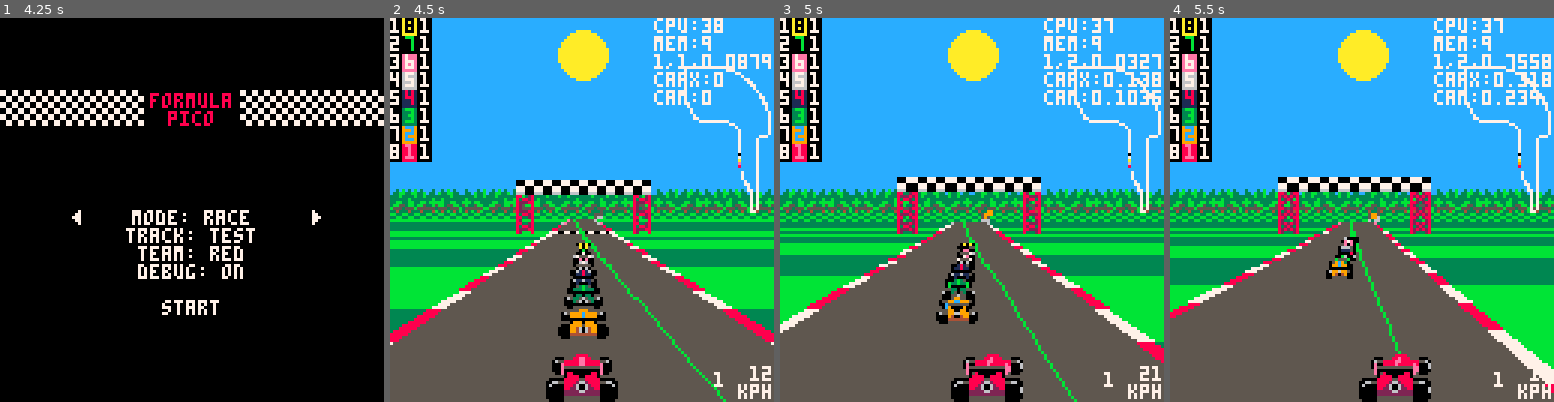
Above: before the commit, frames 1-4 (left to right).
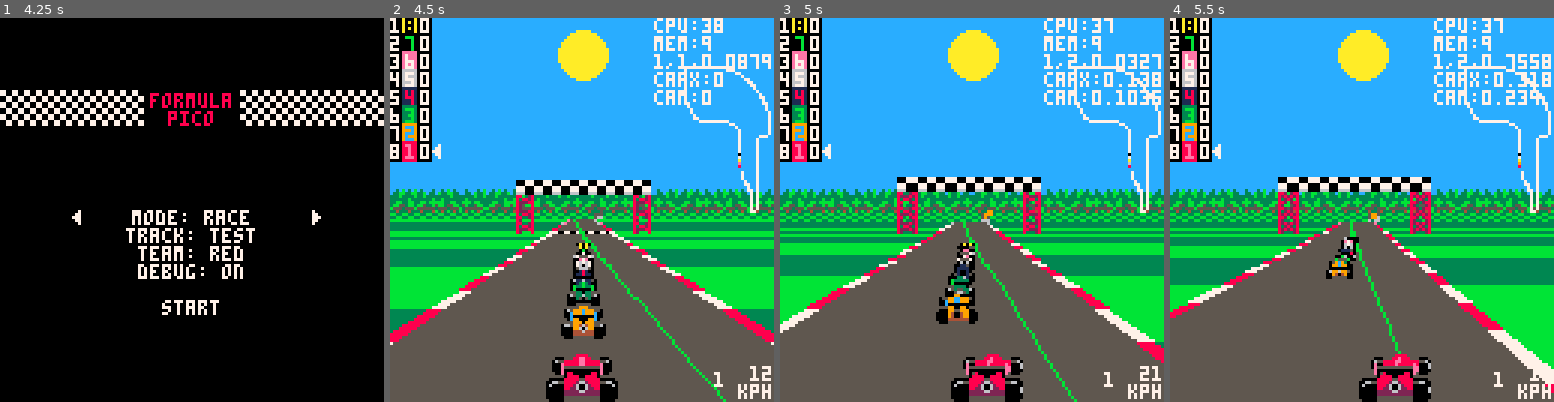
Above: after the commit, the same moments.

Repository: Joeltronics/formula_pico
Game: PICO-8 cartridge formula_pico.p8
Two runs of this game, one before a commit and one after it. Both use one fixed random seed, a clock stepped at 60 frames per second and the inputs below.
Inputs:
- Up to frame 1 (4.25 s): tap X (X key) at 0.33, 0.7, 1.43, 2.58, 3.1, 3.62, 4.13 s; tap O (Z key) at 1.07, 1.8, 2.43, 3.07, 3.7 s; hold Right 2.33-3.33 s; hold Right 3.38-4.22 s
- Up to frame 2 (4.5 s): hold Up from 4.27 s (still down); tap O (Z key) at 4.33 s
- Up to frame 3 (5 s): tap X (X key) at 4.65 s; release Up at 4.67 s; hold Right from 4.72 s (still down); tap O (Z key) at 4.97 s
- Up to frame 4 (5.5 s): keep holding Right; tap X (X key) at 5.17 s

Frame 1 is identical in both runs. In frame 2, 1.7% of the frame differs, in the area x 3-58%, y 0-84%; in frame 3, 1.4%; in frame 4, 0.8%.

Commit message:
Fix other car judder
* And other drawing cleanups

Diff:
--- a/drawing.lua
+++ b/drawing.lua
@@ -212,7 +212,7 @@
 	})
 end
 
-function add_car_sprite(sprite_list, car, seg, x1, y1, scale1, x2, y2, scale2, clp)
+function add_car_sprite(sprite_list, car, seg, x, y, scale, clp)
 	-- TODO: use car.sprite_turn (as well as dx value) to draw correct sprite
 	-- FIXME: there's a ton of judder with these!
 	local subseg = car.subseg
@@ -225,9 +225,7 @@
 			palette=car.palette,
 		},
 		0,
-		x1 + (x2-x1)*subseg,
-		y1 + (y2-y1)*subseg,
-		scale1 + (scale2-scale1)*subseg,
+		x, y, scale,
 		clp)
 
 end
@@ -286,10 +284,6 @@
 	local cx, cy, cz = skew(0, 0, subseg, xd, yd)
 	local x, y, z = -cx - track_width*cam_x, -cy + cam_dy, -cz + cam_dz
 
-	-- Car draw coords
-	local car_x = cars[1].x
-	local car_screen_x, car_screen_y, car_scale = project(car_x, cam_dy, cam_dz)
-
 	-- sprites
 	local sp = {}
 
@@ -308,6 +302,8 @@
 	local ptnl = section.tnl
 
 	for i = 1, draw_distance do
+
+		local x_prev, y_prev, z_prev = x, y, z
 
 		x += xd
 		y += yd
@@ -337,11 +333,17 @@
 			add_bg_sprite(sp, sumct, seg, section.bgr,  1, x2, y2, scale2, clp)
 
 			-- TODO: optimize this, don't need to iterate all cars every segment
-			-- TODO: use this for player car sprite too, for correct Z order of carse right behind player
+			-- FIXME: z-order problems:
+			--    - cars in same segment can end up in wrong order
+			--    - we don't use this for player car sprite, so it's always drawn on top
 			for car_idx = 2, #cars do
 				local car = cars[car_idx]
 				if car.section_idx == sect and car.segment_idx == seg then
-					add_car_sprite(sp, car, seg, x1, y1, scale1, x2, y2, scale2, clp)
+					local car_x = x_prev + car.x + car.subseg * xd
+					local car_y = y_prev + car.subseg * yd
+					local car_z = z_prev + car.subseg * zd
+					local this_car_screen_x, this_car_screen_y, this_car_scale = project(car_x, car_y, car_z)
+					add_car_sprite(sp, car, seg, this_car_screen_x, this_car_screen_y, this_car_scale, clp)
 				end
 			end
 		end
@@ -370,8 +372,6 @@
 	end
 
 	clip()
-
-	return car_screen_x, car_screen_y, car_scale
 end
 
 function draw_bg()
@@ -410,38 +410,39 @@
 	end
 end
 
+function draw_ranking()
+	-- TODO: may only want to print 4 cars (self, leader, and cars before/after)
+	cursor()
+	for pos_num = 1,#car_positions do
+		local car_idx = car_positions[pos_num]
+		local car = cars[car_idx]
+		local bgcol, fgcol = digit_to_hex_char(car.palette[8]), digit_to_hex_char(car.palette[14])
+
+		-- For now, just use car index as car number
+		local text = '\#0\f7' .. pos_num .. '\-h\#' .. bgcol .. '\f' .. fgcol .. car_idx .. '\-h\#0\f7'
+
+		-- TODO: print tire status (once that's implemented)
+		-- TODO: figure out approx time delta and print it (instead of number of laps; "1 lap" or something if lapped)
+
+		if car.finished then
+			text = text .. '▒'
+		elseif car.in_pit then
+			text = text .. 'pit'
+		else
+			text = text .. (1 + car.laps)
+		end
+
+		print(text .. '\0')
+		-- Player indicator (separate print call, to reset background)
+		if (car_idx == 1) print('◀\0')
+		print('\n\0')
+	end
+end
+
 function draw_hud()
 
 	if #cars > 1 then
-		-- TODO: may only want to print 4 cars (self, leader, and cars before/after)
-		-- TODO: draw icon indicating player, to make it easier to find
-		rectfill(0, 0, 13, 47, 0)
-		for pos_num = 1,#car_positions do
-			local car_idx = car_positions[pos_num]
-			local car = cars[car_idx]
-			local y = 6*(pos_num - 1)
-			cursor(0, y, 7)
-			print(pos_num)
-			rectfill(4, y, 8, y+5, car.palette[8])
-			cursor(5, y, car.palette[14])
-			-- For now, just use car index as car number
-			print(car_idx)
-			-- TODO: print tire status (once that's implemented)
-			-- TODO: figure out approx time delta and print it
-			if car.finished then
-				fillp(0b1010010110100101)
-				rectfill(9, y, 13, y+5, 7)
-				fillp()
-			else
-				cursor(10, y, 7)
-				if car.in_pit then
-					print('p')
-				else
-					-- TODO: on lap 10, fill wider background rectangle
-					print(max(1, 1 + car.laps))
-				end
-			end
-		end
+		draw_ranking()
 	end
 
 	cursor(116, 116, 7)
@@ -454,13 +455,16 @@
 	print(cars[1].gear)
 end
 
-function draw_car(x, y, scale)
+function draw_car()
+
 	if (cars[1].palette) pal(cars[1].palette, 0)
 	palt(0, false)
 	palt(11, true)
 
 	local car_x = cars[1].x
 	local speed = cars[1].speed
+
+	local x, y, scale = project(car_x, cam_dy, cam_dz)
 
 	-- TODO: extra sprites for braking or on grass
 
--- a/formula_pico.p8
+++ b/formula_pico.p8
@@ -31,8 +31,8 @@
 function _draw()
 	if road then
 		draw_bg()
-		local car_screen_x, car_screen_y, car_scale = draw_road()
-		draw_car(car_screen_x, car_screen_y, car_scale)
+		draw_road()
+		draw_car()
 		draw_minimap()
 		draw_hud()
 		if debug then
--- a/utils.lua
+++ b/utils.lua
@@ -5,6 +5,10 @@
 
 function print_centered(text, x, y, col)
 	print(text, x - 2*#text, y, col)
+end
+
+function digit_to_hex_char(digit)
+	return sub("0123456789abcdef", digit + 1, digit + 1)
 end
 
 function project(x, y, z)
